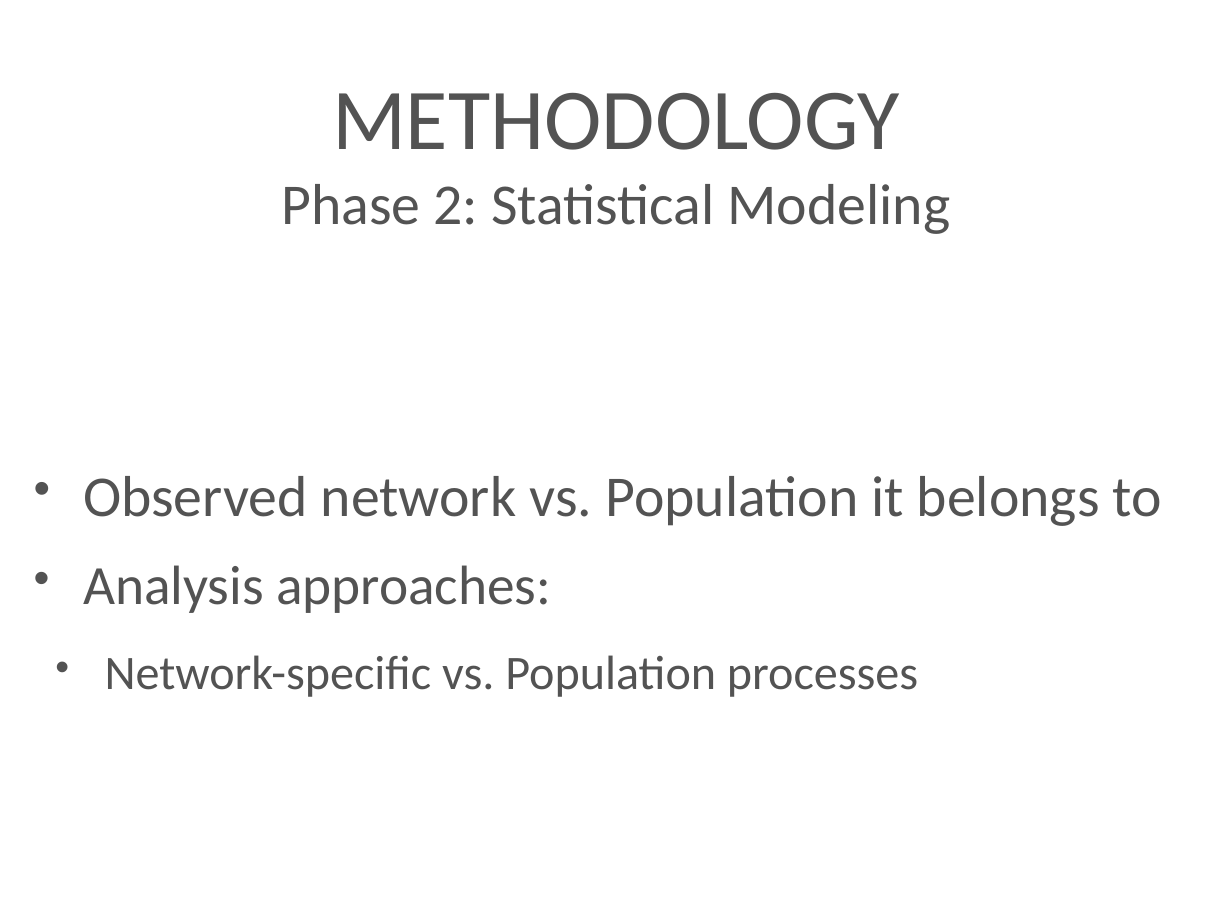
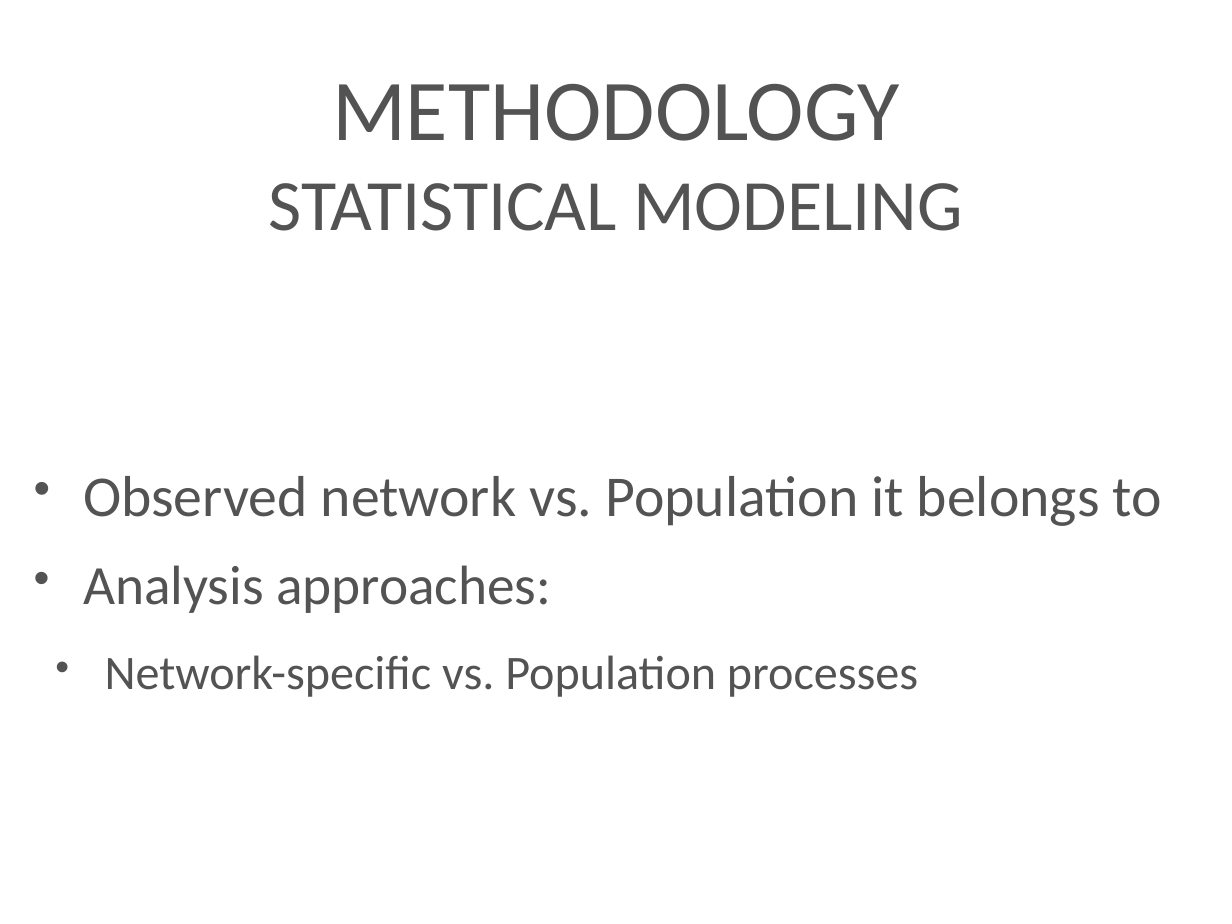
Before and after one commit to azarbakht/prelim_slides, a slide deck: slide 13 of Prelim_Slides_Amir.ppt (slide 21 before the commit). Drawn at 1232x924 pixels with LibreOffice and Linux fonts; fonts in the diff are those of the drawing; background and template pictures are left out. Boxes give left, top, right and bottom in pixels: in the first picture for what was removed or moved away, otherwise in the second. Text is boxed around its words. In the diff, an @@ line names an element or a change of style, - is before the commit and + after.

```diff
--- a/Prelim_Slides_Amir.ppt
+++ b/Prelim_Slides_Amir.ppt
@@ title at (269, 84, 963, 231): text changed; size 48 to 60 pt @@
-METHODOLOGY
-Phase 2: Statistical Modeling
+METHODOLOGY
+STATISTICAL MODELING
```
Also in this commit, not shown: 8 other slides changed, 1 other file.
